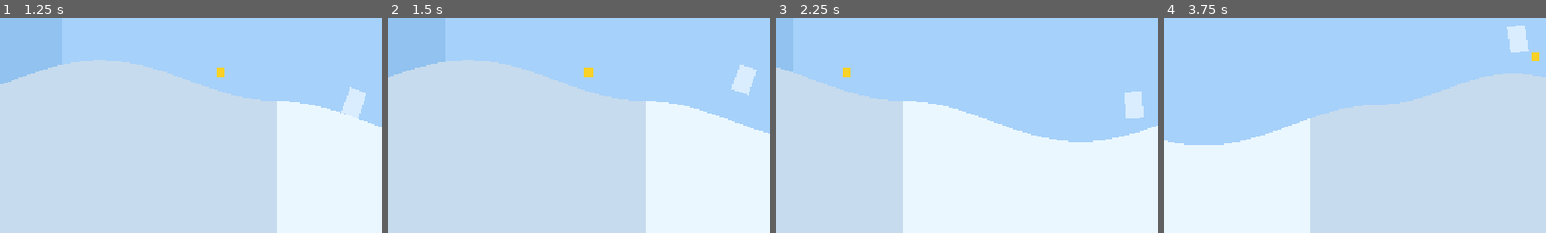
Above: before the commit, frames 1-4 (left to right).
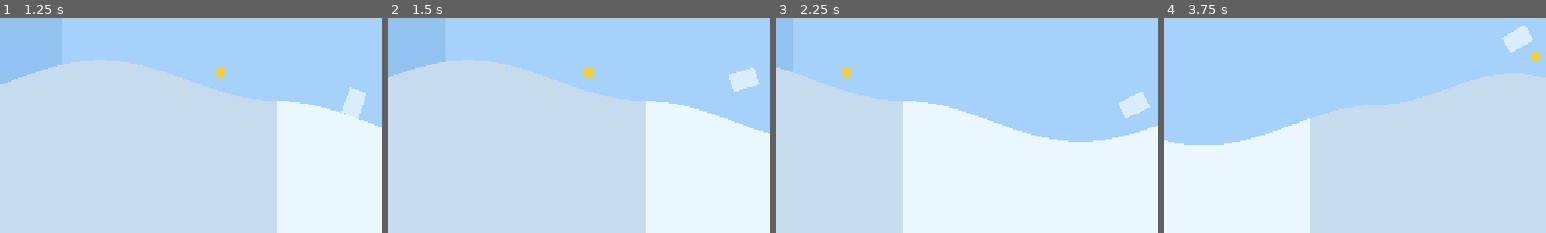
Above: after the commit, the same moments.

Repository: Kiernan-Hub/Aurora
Game: Godot game, scene res://scenes/main.tscn
Same seed, same stepped clock (60 frames per second), same inputs: the game is played once before the commit and once after it.
Inputs (mouse positions are % of the whole screen's width and height, from its top left):
- Up to frame 1 (1.25 s): click "Start" at 0.5 s
- Up to frame 2 (1.5 s): tap Enter (ui_accept) at 1.25 s; move the mouse to (72, 45) at 1.27 s; hold Up (ui_up) from 1.28 s (still down); tap M at 1.35 s; click (72, 45) at 1.42 s
- Up to frame 3 (2.25 s): tap Enter (ui_accept) at 1.52 s; release Up (ui_up) at 2 s; drag from (30, 55) to (94, 42) at 2.02 s
- Up to frame 4 (3.75 s): move the mouse to (60, 28) at 2.77 s; hold Down (ui_down) 2.78-3.5 s; tap M at 2.85 s; drag from (45, 70) to (71, 49) at 3.52 s
The pictures show only the part of the screen within x 4-54%, y 34-84%; the shares and areas given below are measured in that part.

Frame 1 is identical in both runs. In frame 2, 0.3% of the frame differs, in the area x 89-98%, y 21-36%; in frame 3, 0.3%, in the area x 89-98%, y 34-47%; in frame 4, 0.3%.

Commit message:
Powerups phase 4: airborne tricks
Spin rotates color_rect only (collision capsule untouched), tuned against
real jump airtime so an ordinary jump can't complete a spin -- flat jump is
0.8s, a hill-into-valley jump is 0.95-0.99s, spin period is 0.9s. Landing a
completed spin pays out coins and a real speed_boost through the existing
PowerupManager effect path, and obstacle.gd now lets a boosting player break
through instead of dying.

Co-Authored-By: Claude Sonnet 5 <noreply@anthropic.com>

Diff:
--- a/scripts/game/game_manager.gd
+++ b/scripts/game/game_manager.gd
@@ -66,6 +66,10 @@
 var coin_spawner: CoinSpawner
 var coin_label: Label
 var coin_count: int = 0
+# Per completed 360 landed. Routed through _on_coin_collected so a trick reward gets
+# the same coin_multiplier (doubler powerup) and coin SFX as a real coin -- one score
+# path, not two.
+const TRICK_COIN_REWARD: int = 5
 var powerup_manager: PowerupManager
 var sfx_player: SfxPlayer
 var shop_screen: Control
@@ -126,6 +130,7 @@
 		return
 
 	player.jumped.connect(_on_player_jumped)
+	player.trick_completed.connect(_on_player_trick_completed)
 
 	start_screen = get_node_or_null(start_screen_path) as Control
 	start_button = get_node_or_null(start_button_path) as Button
@@ -352,6 +357,18 @@
 	sfx_player.play_powerup()
 
 
+func _on_player_trick_completed(spin_count: int) -> void:
+	_on_coin_collected(spin_count * TRICK_COIN_REWARD)
+	# Functional payoff on top of the coins: land a spin, get a real speed_boost, same
+	# effect a pickup grants (PowerupManager.start_speed_boost -> start_effect). No new
+	# velocity model -- this rides the existing LOAD-BEARING FOR CHASMS grounded-model
+	# override, just from a different trigger. Obstacle.gd lets a boosting player break
+	# through instead of dying, so a trick landed right before a cluster pays off Alto's-
+	# style instead of being wasted.
+	if powerup_manager != null:
+		powerup_manager.start_speed_boost()
+
+
 func _on_player_died() -> void:
 	sfx_player.play_death()
 	# record_run banks this run's coins into the wallet AND updates the best score, so
--- a/scripts/obstacles/obstacle.gd
+++ b/scripts/obstacles/obstacle.gd
@@ -18,4 +18,11 @@
 	has_triggered = true
 	set_deferred("monitoring", false)
 	var player: Player = body as Player
+	# A speed boost already forces the grounded, gravity-free velocity model regardless
+	# of terrain (see the LOAD-BEARING FOR CHASMS note on Player.is_using_grounded_model)
+	# -- letting it also plow through obstacles for free is the same "boosting is
+	# unstoppable" contract, not a new one. has_shield is untouched here, so a shielded
+	# but non-boosting hit still costs the shield exactly as before.
+	if player.is_boosting:
+		return
 	player.absorb_hit()
--- a/scripts/player/player.gd
+++ b/scripts/player/player.gd
@@ -10,6 +10,9 @@
 signal debug_freeze_detected(session_seed: int)
 signal debug_stall_recovered(session_seed: int, world_x: float)
 signal debug_stuck_detected(session_seed: int, world_x: float)
+# Purely cosmetic: emitted once per landing, and only when at least one full spin
+# completed in the air. GameManager scores it; nothing here reads a physics surface.
+signal trick_completed(spin_count: int)
 
 const SPEED_MANAGER_SCRIPT: Script = preload("res://scripts/systems/speed_manager.gd")
 const GRAVITY: float = 1600.0
@@ -38,6 +41,26 @@
 # but strong enough to clear a noticeably higher hop than the original -350 before the
 # hold/thrust math takes over.
 const GLIDE_LAUNCH_VELOCITY: float = -480.0
+# Airborne trick spin (Phase 4): spins color_rect only, same as the rest of
+# update_visual_rotation -- collision_shape is never touched, so this has zero physics
+# surface. Shares is_glide_input_held() rather than a separate poll: hold means glide
+# while a glide effect is active and spin otherwise, one input, resolved where the two
+# branches meet in update_visual_rotation().
+#
+# Rate is tuned against real airtime, not picked for feel: a period of 0.9s (400 deg/s)
+# sits just above a flat grounded jump's airtime (2*JUMP_VELOCITY/GRAVITY = 0.8s, 0
+# flips) and just under a hill-into-valley jump's (0.95-0.99s at SMALL/MEDIUM_HILL_
+# AMPLITUDE, 1 flip). The old TAU*1.5 (0.67s/spin) landed inside the flat-jump window,
+# which is why every ordinary jump could complete one -- that was the bug, not a taste
+# choice. A clean 2nd flip would need ~1.6s+ of airtime; the tallest reachable combo
+# today (jump_boost powerup off a medium hill into a medium valley) only reaches
+# ~1.28s, so two flips stays a near-miss (~1.4 spins) rather than a guarantee. Hill/
+# valley amplitude was deliberately NOT raised to close that gap -- SMALL_HILL_AMPLITUDE
+# and MEDIUM_HILL_AMPLITUDE already sit right at the ~20.13deg slope this project
+# proved is the rideable ceiling (three failed steep-terrain attempts, see CLAUDE.md);
+# closing it would need a 5-10x amplitude increase, well past that.
+const TRICK_SPIN_PERIOD: float = 0.9
+const TRICK_SPIN_RATE: float = TAU / TRICK_SPIN_PERIOD
 # Fast enough to sweep the full INITIAL_SPEED..MAX_SPEED range in well under a
 # second, since the point is skipping the ~62s automatic ramp during testing.
 const MANUAL_SPEED_ADJUST_RATE: float = 300.0
@@ -154,6 +177,11 @@
 var upgrade_jump_multiplier: float = 1.0
 var debug_rotation_timer: float = 0.0
 var airborne_rotation: float = 0.0
+# Reset every time a new airborne arc begins (see update_visual_rotation()'s takeoff
+# branch), so a trick can only ever be scored for spins completed since leaving the
+# ground, not carried over from a previous jump.
+var trick_rotation_progress: float = 0.0
+var trick_spin_count: int = 0
 var was_grounded_last_frame: bool = false
 var coyote_timer: float = 0.0
 var jump_buffer_timer: float = 0.0
@@ -326,6 +354,12 @@
 	var is_grounded: bool = is_on_floor()
 	var logged_target_angle: float = color_rect.rotation
 	if is_grounded:
+		# Landing: score whatever spun since the last takeoff, win or not -- no fail
+		# state, a missed rotation just scores nothing (see trick_completed's callers).
+		if not was_grounded_last_frame and trick_spin_count > 0:
+			trick_completed.emit(trick_spin_count)
+		trick_spin_count = 0
+		trick_rotation_progress = 0.0
 		var terrain_angle: float = terrain_generator.get_slope_angle_at_x(global_position.x)
 		# This exponential response is always in [0, 1), unlike smoothness * delta.
 		# Clamp it to the current target's side of upright so a rapidly reversing
@@ -338,11 +372,24 @@
 			color_rect.rotation = clampf(smoothed_rotation, terrain_angle, 0.0)
 		airborne_rotation = color_rect.rotation
 		logged_target_angle = terrain_angle
-	elif was_grounded_last_frame:
-		airborne_rotation = color_rect.rotation
-
-	if not is_grounded:
-		color_rect.rotation = airborne_rotation
+	else:
+		if was_grounded_last_frame:
+			airborne_rotation = color_rect.rotation
+			trick_rotation_progress = 0.0
+			trick_spin_count = 0
+		# Precedence, written down per the plan: hold means glide while a glide effect
+		# is active (existing behavior below, sprite locked to airborne_rotation) and
+		# spin otherwise.
+		if not is_glide_active and is_glide_input_held():
+			var spin_delta: float = TRICK_SPIN_RATE * delta
+			color_rect.rotation += spin_delta
+			trick_rotation_progress += spin_delta
+			while trick_rotation_progress >= TAU:
+				trick_rotation_progress -= TAU
+				trick_spin_count += 1
+			airborne_rotation = color_rect.rotation
+		else:
+			color_rect.rotation = airborne_rotation
 
 	if DEBUG_SLOPE_LOGGING:
 		debug_rotation_timer += delta
